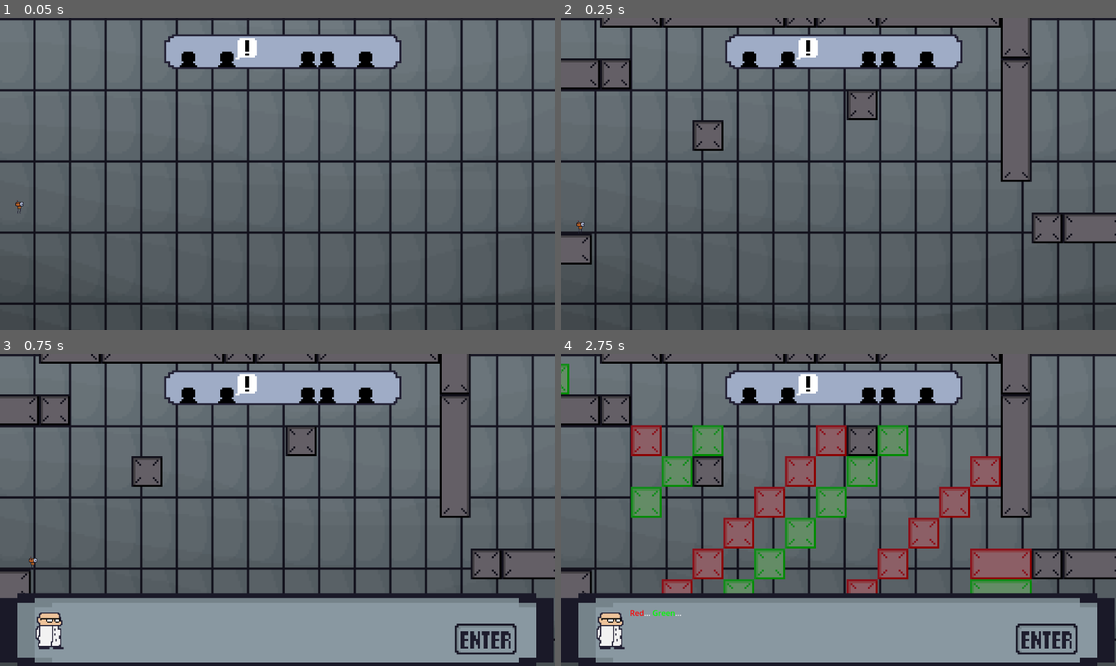
Above: before the commit, frames 1-4 (two rows, left to right).
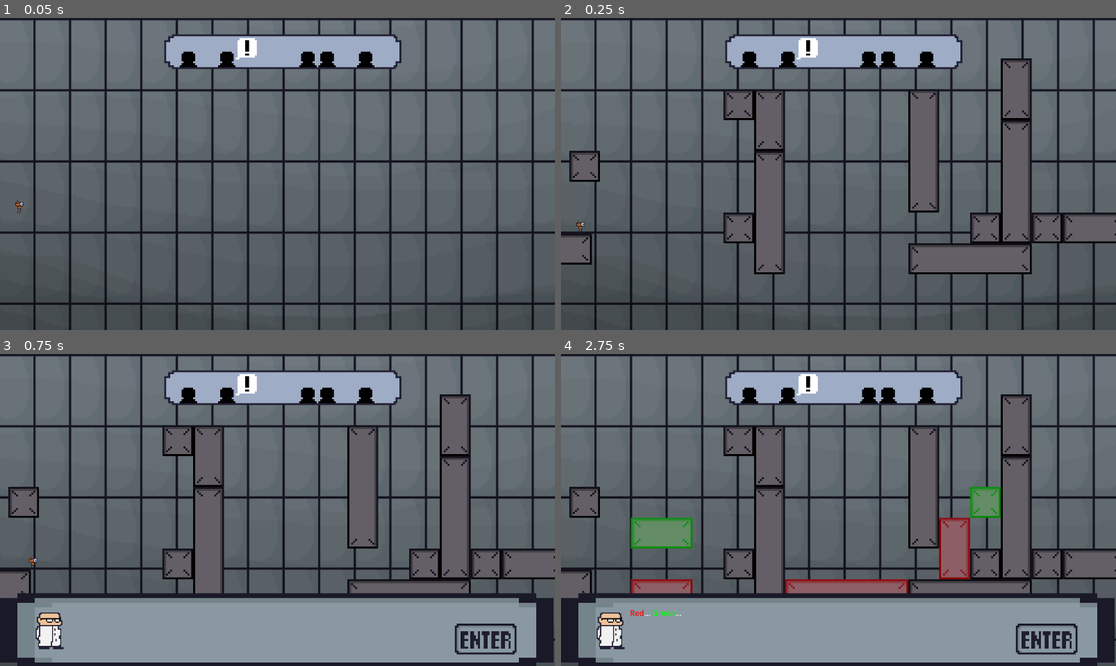
Above: after the commit, the same moments.

Repository: Gamnraa/gmtk2025
Game: Godot game, scene res://MainScene.tscn
Two runs of this game, one before a commit and one after it. Both use one fixed random seed, a clock stepped at 60 frames per second and the inputs below.
Inputs:
- Up to frame 1 (0.05 s): no input
- Up to frame 2 (0.25 s): no input
- Up to frame 3 (0.75 s): tap Enter (enter) at 0.5, 0.6 s; hold D (right) from 0.53 s (still down)
- Up to frame 4 (2.75 s): tap Space (jump) at 0.77, 1.52 s; tap Enter (enter) at 1.35, 2.1 s; release D (right) at 2.03 s; hold A (left) from 2.03 s (still down)

Frame 1 is identical in both runs. In frame 2, 6.8% of the frame differs, in the area x 0-85%, y 0-83%; in frame 3, 6.4%; in frame 4, 21%, in the area x 0-85%, y 0-77%.

Commit message:
level 2-2

Diff:
--- /dev/null
+++ b/Nodes/Levels/2_2.tscn
@@ -0,0 +1,87 @@
+[gd_scene load_steps=4 format=3 uid="uid://u67ovmh383gr"]
+
+[ext_resource type="PackedScene" uid="uid://b4r00hkgdyuap" path="res://Nodes/PlatformSmall.tscn" id="1_gmla3"]
+[ext_resource type="PackedScene" uid="uid://d3gsx1wbbm70y" path="res://Nodes/PlatformMed.tscn" id="2_0djxx"]
+[ext_resource type="PackedScene" uid="uid://blaul8bw43pew" path="res://Nodes/PlatformBig.tscn" id="3_jxknp"]
+
+[node name="1-1" type="Node2D"]
+position = Vector2(16, -32)
+scale = Vector2(0.5, 0.5)
+
+[node name="PlatformSmall10" parent="." instance=ExtResource("1_gmla3")]
+position = Vector2(-480, -256)
+
+[node name="PlatformSmall12" parent="." instance=ExtResource("1_gmla3")]
+position = Vector2(1440, 0)
+
+[node name="PlatformSmall13" parent="." instance=ExtResource("1_gmla3")]
+position = Vector2(160, 0)
+
+[node name="PlatformMedium5" parent="." instance=ExtResource("2_0djxx")]
+position = Vector2(1056, -64)
+rotation = 1.5708
+color = 0
+
+[node name="PlatformMedium6" parent="." instance=ExtResource("2_0djxx")]
+position = Vector2(1632, 0)
+
+[node name="PlatformBig7" parent="." instance=ExtResource("3_jxknp")]
+position = Vector2(1312, -192)
+rotation = 1.5708
+
+[node name="PlatformSmall33" parent="." instance=ExtResource("1_gmla3")]
+position = Vector2(1184, -512)
+color = 4
+
+[node name="PlatformSmall35" parent="." instance=ExtResource("1_gmla3")]
+position = Vector2(1056, -384)
+color = 2
+
+[node name="PlatformSmall40" parent="." instance=ExtResource("1_gmla3")]
+position = Vector2(1184, -256)
+color = 1
+
+[node name="PlatformSmall41" parent="." instance=ExtResource("1_gmla3")]
+position = Vector2(160, -512)
+
+[node name="PlatformSmall42" parent="." instance=ExtResource("1_gmla3")]
+position = Vector2(1184, 0)
+
+[node name="PlatformMedium7" parent="." instance=ExtResource("2_0djxx")]
+position = Vector2(1312, -576)
+rotation = 1.5708
+
+[node name="PlatformMedium8" parent="." instance=ExtResource("2_0djxx")]
+position = Vector2(288, -448)
+rotation = 1.5708
+
+[node name="PlatformBig4" parent="." instance=ExtResource("3_jxknp")]
+position = Vector2(1120, 128)
+
+[node name="PlatformBig9" parent="." instance=ExtResource("3_jxknp")]
+position = Vector2(608, 128)
+color = 0
+
+[node name="PlatformBig10" parent="." instance=ExtResource("3_jxknp")]
+position = Vector2(288, -64)
+rotation = 1.5708
+
+[node name="PlatformBig11" parent="." instance=ExtResource("3_jxknp")]
+position = Vector2(928, -320)
+rotation = 1.5708
+
+[node name="PlatformBig12" parent="." instance=ExtResource("3_jxknp")]
+position = Vector2(608, -256)
+color = 4
+
+[node name="PlatformMedium10" parent="." instance=ExtResource("2_0djxx")]
+position = Vector2(-160, -384)
+color = 2
+
+[node name="PlatformMedium12" parent="." instance=ExtResource("2_0djxx")]
+position = Vector2(-160, -128)
+color = 1
+
+[node name="PlatformMedium14" parent="." instance=ExtResource("2_0djxx")]
+position = Vector2(-160, 128)
+color = 0
--- /dev/null
+++ b/Nodes/Levels/2_3.tscn
@@ -0,0 +1,87 @@
+[gd_scene load_steps=4 format=3 uid="uid://bwgvuhbral6wv"]
+
+[ext_resource type="PackedScene" uid="uid://b4r00hkgdyuap" path="res://Nodes/PlatformSmall.tscn" id="1_y4cek"]
+[ext_resource type="PackedScene" uid="uid://d3gsx1wbbm70y" path="res://Nodes/PlatformMed.tscn" id="2_genog"]
+[ext_resource type="PackedScene" uid="uid://blaul8bw43pew" path="res://Nodes/PlatformBig.tscn" id="3_mkst0"]
+
+[node name="1-1" type="Node2D"]
+position = Vector2(16, -32)
+scale = Vector2(0.5, 0.5)
+
+[node name="PlatformSmall10" parent="." instance=ExtResource("1_y4cek")]
+position = Vector2(1264, -864)
+
+[node name="PlatformSmall12" parent="." instance=ExtResource("1_y4cek")]
+position = Vector2(1440, 0)
+
+[node name="PlatformSmall13" parent="." instance=ExtResource("1_y4cek")]
+position = Vector2(160, 0)
+
+[node name="PlatformMedium5" parent="." instance=ExtResource("2_genog")]
+position = Vector2(1296, -592)
+rotation = 1.5708
+color = 0
+
+[node name="PlatformMedium6" parent="." instance=ExtResource("2_genog")]
+position = Vector2(1632, 0)
+
+[node name="PlatformBig7" parent="." instance=ExtResource("3_mkst0")]
+position = Vector2(1952, -640)
+rotation = 1.5708
+
+[node name="PlatformSmall33" parent="." instance=ExtResource("1_y4cek")]
+position = Vector2(1824, -960)
+color = 4
+
+[node name="PlatformSmall35" parent="." instance=ExtResource("1_y4cek")]
+position = Vector2(1696, -832)
+color = 2
+
+[node name="PlatformSmall40" parent="." instance=ExtResource("1_y4cek")]
+position = Vector2(1824, -704)
+color = 1
+
+[node name="PlatformSmall41" parent="." instance=ExtResource("1_y4cek")]
+position = Vector2(800, -960)
+
+[node name="PlatformSmall42" parent="." instance=ExtResource("1_y4cek")]
+position = Vector2(1184, 0)
+
+[node name="PlatformMedium7" parent="." instance=ExtResource("2_genog")]
+position = Vector2(1360, -880)
+rotation = 1.5708
+
+[node name="PlatformMedium8" parent="." instance=ExtResource("2_genog")]
+position = Vector2(928, -896)
+rotation = 1.5708
+
+[node name="PlatformBig4" parent="." instance=ExtResource("3_mkst0")]
+position = Vector2(1120, 128)
+
+[node name="PlatformBig9" parent="." instance=ExtResource("3_mkst0")]
+position = Vector2(608, 128)
+color = 0
+
+[node name="PlatformBig10" parent="." instance=ExtResource("3_mkst0")]
+position = Vector2(288, -64)
+rotation = 1.5708
+
+[node name="PlatformBig11" parent="." instance=ExtResource("3_mkst0")]
+position = Vector2(1568, -768)
+rotation = 1.5708
+
+[node name="PlatformBig12" parent="." instance=ExtResource("3_mkst0")]
+position = Vector2(1248, -704)
+color = 4
+
+[node name="PlatformMedium10" parent="." instance=ExtResource("2_genog")]
+position = Vector2(1344, -784)
+color = 2
+
+[node name="PlatformMedium12" parent="." instance=ExtResource("2_genog")]
+position = Vector2(1360, -784)
+color = 1
+
+[node name="PlatformMedium14" parent="." instance=ExtResource("2_genog")]
+position = Vector2(-160, 128)
+color = 0
--- a/Scripts/Global.gd
+++ b/Scripts/Global.gd
@@ -8,7 +8,7 @@
 var ActiveColors = {"RED":[RED, REDGREEN, REDBLUE, REDGREENBLUE], "GREEN":[GREEN, REDGREEN, GREENBLUE, REDGREENBLUE], "BLUE":[BLUE, GREENBLUE, REDBLUE, REDGREENBLUE]}
 
 var level = 1
-var sublevel = 0
+var sublevel = 1
 
 var levels = [
 	["1_1.tscn", "1_2.tscn", "1_3.tscn", "1_4.tscn"],
--- a/Scripts/platform.gd
+++ b/Scripts/platform.gd
@@ -4,10 +4,10 @@
 	[Global.RED],
 	[Global.GREEN],
 	[Global.BLUE],
-	[Global.RED, Global.GREEN],
-	[Global.GREEN, Global.BLUE],
-	[Global.RED, Global.BLUE],
-	[Global.RED, Global.GREEN, Global.BLUE],
+	[Global.RED, Global.GREEN, Global.REDGREEN],
+	[Global.GREEN, Global.BLUE, Global.GREENBLUE],
+	[Global.RED, Global.BLUE, Global.REDBLUE],
+	[Global.RED, Global.GREEN, Global.BLUE, Global.REDGREENBLUE, Global.REDGREEN, Global.GREENBLUE, Global.REDBLUE],
 	[]
 	]
 
